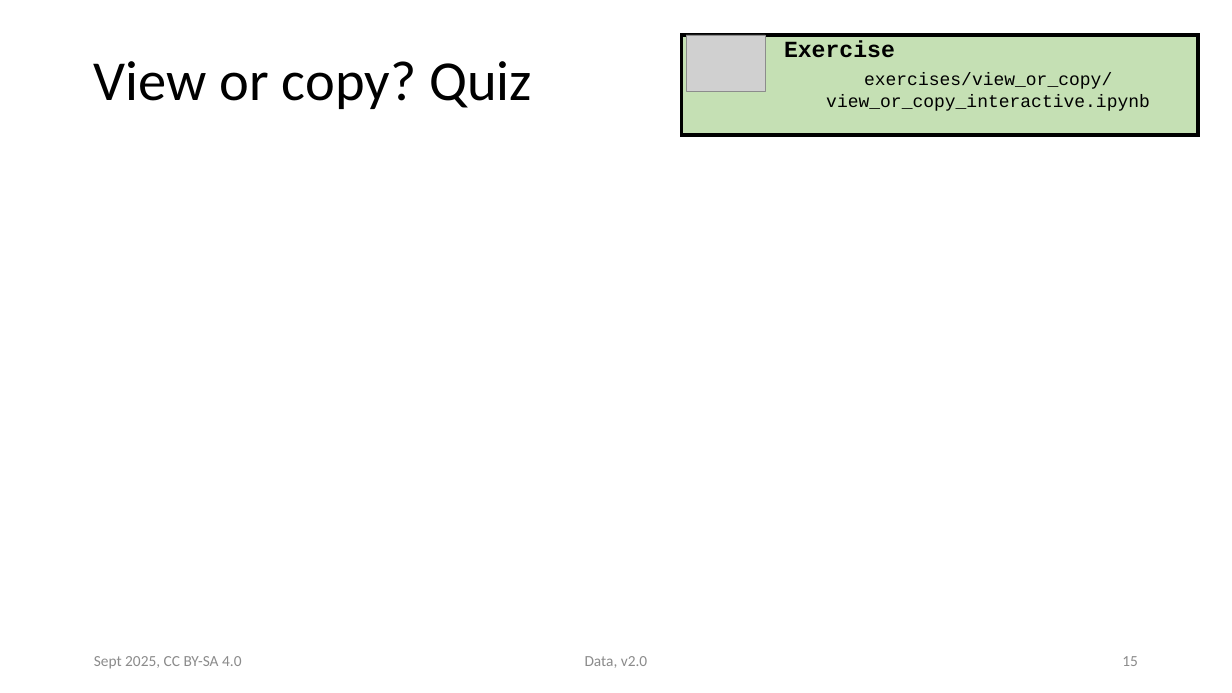
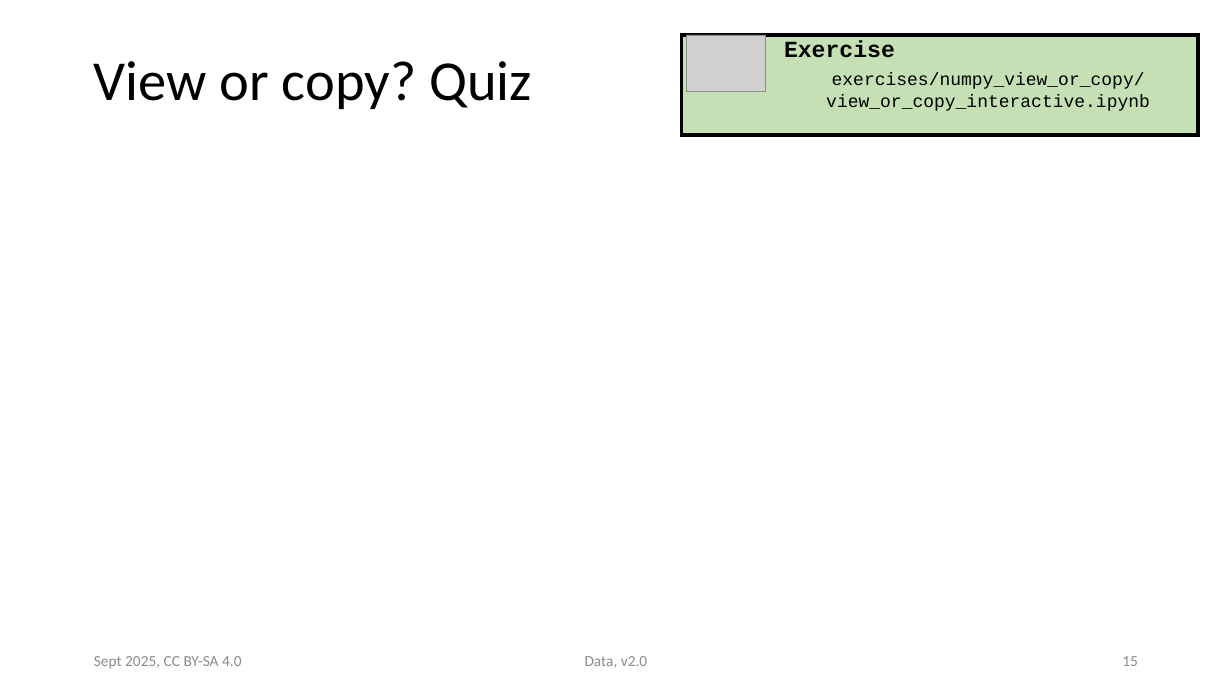
Before and after one commit to victoris93/data_class, a slide deck: slide 15 of numpy.pptx. Drawn at 1232x693 pixels with LibreOffice and Linux fonts; fonts in the diff are those of the drawing; grey boxes stand for pictures. Boxes give left, top, right and bottom in pixels: in the first picture for what was removed or moved away, otherwise in the second. Text is boxed around its words. In the diff, an @@ line names an element or a change of style, - is before the commit and + after.

Commit message:
Complete broadcasting part of numpy

```diff
--- a/numpy.pptx
+++ b/numpy.pptx
@@ text at [826,73,1150,111]: text changed @@
-exercises/view_or_copy/
-view_or_copy_interactive.ipynb
+exercises/numpy_view_or_copy/
+view_or_copy_interactive.ipynb
```
Also in this commit, not shown: 4 other slides changed, 3 slides added, 2 other files.
